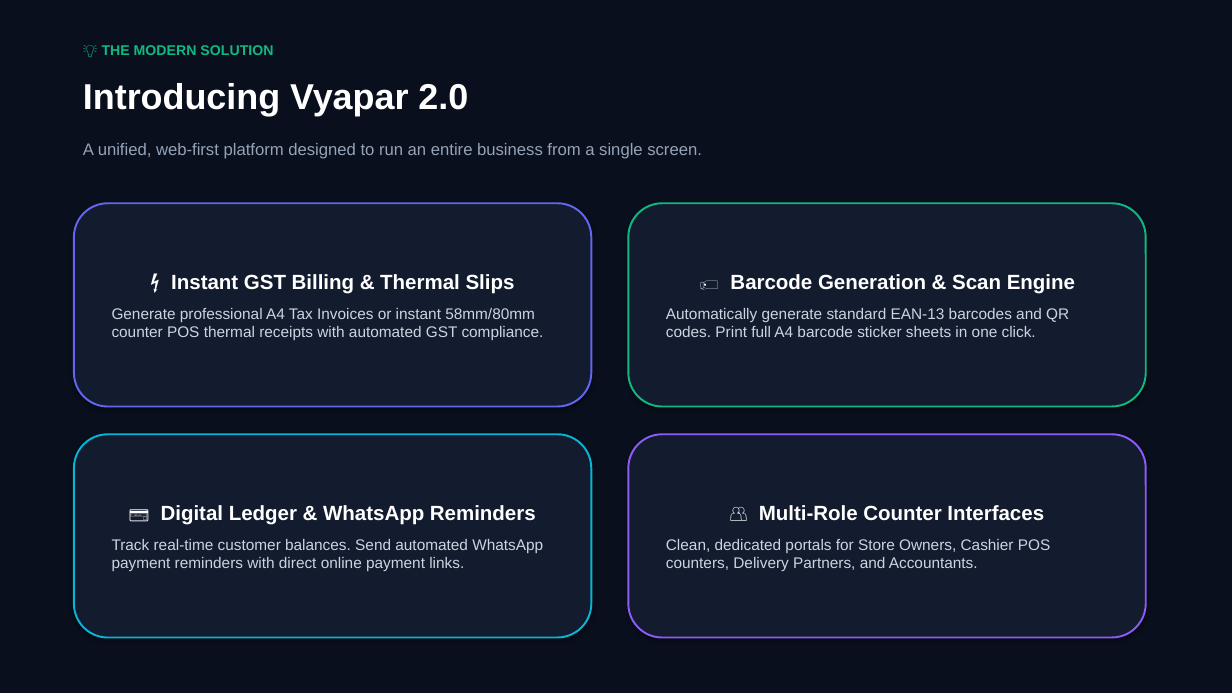
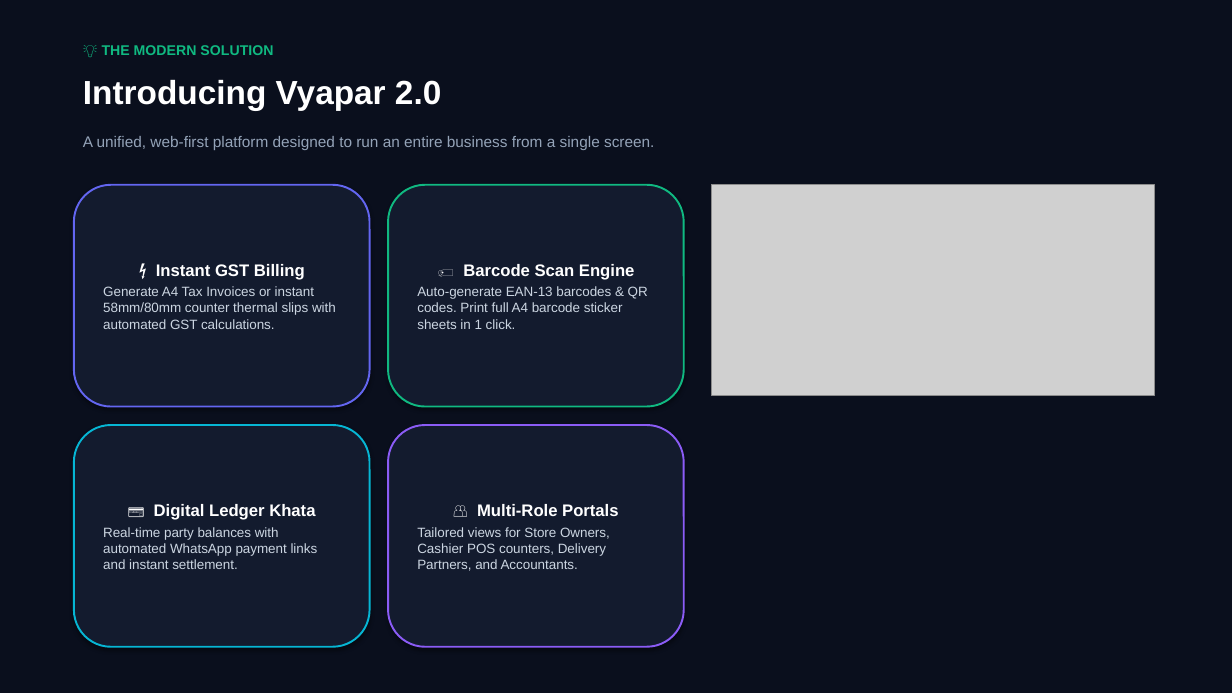
Before and after one commit to MayuurPandav/vyapar-frontend-files-, a slide deck: slide 3 of public/Vyapar_2.0_Presentation.pptx. Drawn at 1232x693 pixels with LibreOffice and Linux fonts; fonts in the diff are those of the drawing; grey boxes stand for pictures. Boxes give left, top, right and bottom in pixels: in the first picture for what was removed or moved away, otherwise in the second. Text is boxed around its words. In the diff, an @@ line names an element or a change of style, - is before the commit and + after.

Commit message:
feat(presentation): embed rich graphics and live screenshots on every single slide of 8-slide deck

```diff
--- a/public/Vyapar_2.0_Presentation.pptx
+++ b/public/Vyapar_2.0_Presentation.pptx
@@ text "Introducing Vyapar 2.0" at [83,79,441,110]: size 28 to 26 pt @@
@@ text "A unified, web-first platform designed ..." at [83,136,654,150]: size 13 to 12 pt @@
@@ rounded rectangle "⚡ Instant GST Billing": place and size @@
-rounded rectangle "⚡ Instant GST Billing" at [74,203,592,407]
+rounded rectangle "⚡ Instant GST Billing" at [74,185,370,407]
@@ rounded rectangle "🏷️ Barcode Scan Engine": place and size @@
-rounded rectangle "🏷️ Barcode Scan Engine" at [628,203,1146,407]
+rounded rectangle "🏷️ Barcode Scan Engine" at [388,185,684,407]
@@ picture added at [712,185,1155,396] @@
@@ text in rounded rectangle at [103,264,336,329]: text changed; size 12 to 10.5 pt @@
-⚡ Instant GST Billing & Thermal Slips
-Generate professional A4 Tax Invoices or instant 58mm/80mm counter POS thermal receipts with automated GST compliance.
+⚡ Instant GST Billing
+Generate A4 Tax Invoices or instant 58mm/80mm counter thermal slips with automated GST calculations.
@@ text in rounded rectangle at [417,264,648,329]: text changed; size 12 to 10.5 pt @@
-🏷️ Barcode Generation & Scan Engine
-Automatically generate standard EAN-13 barcodes and QR codes. Print full A4 barcode sticker sheets in one click.
+🏷️ Barcode Scan Engine
+Auto-generate EAN-13 barcodes & QR codes. Print full A4 barcode sticker sheets in 1 click.
@@ rounded rectangle "💳 Digital Ledger Khata": place and size @@
-rounded rectangle "💳 Digital Ledger Khata" at [74,434,592,638]
+rounded rectangle "💳 Digital Ledger Khata" at [74,425,370,647]
@@ rounded rectangle "👥 Multi-Role Portals": place and size @@
-rounded rectangle "👥 Multi-Role Portals" at [628,434,1146,638]
+rounded rectangle "👥 Multi-Role Portals" at [388,425,684,647]
@@ text in rounded rectangle at [103,504,318,569]: text changed; size 12 to 10.5 pt @@
-💳 Digital Ledger & WhatsApp Reminders
-Track real-time customer balances. Send automated WhatsApp payment reminders with direct online payment links.
+💳 Digital Ledger Khata
+Real-time party balances with automated WhatsApp payment links and instant settlement.
@@ text in rounded rectangle at [417,504,618,571]: text changed; size 12 to 10.5 pt @@
-👥 Multi-Role Counter Interfaces
-Clean, dedicated portals for Store Owners, Cashier POS counters, Delivery Partners, and Accountants.
+👥 Multi-Role Portals
+Tailored views for Store Owners, Cashier POS counters, Delivery Partners, and Accountants.
```
Also in this commit, not shown: 7 other slides changed, 7 other files.
